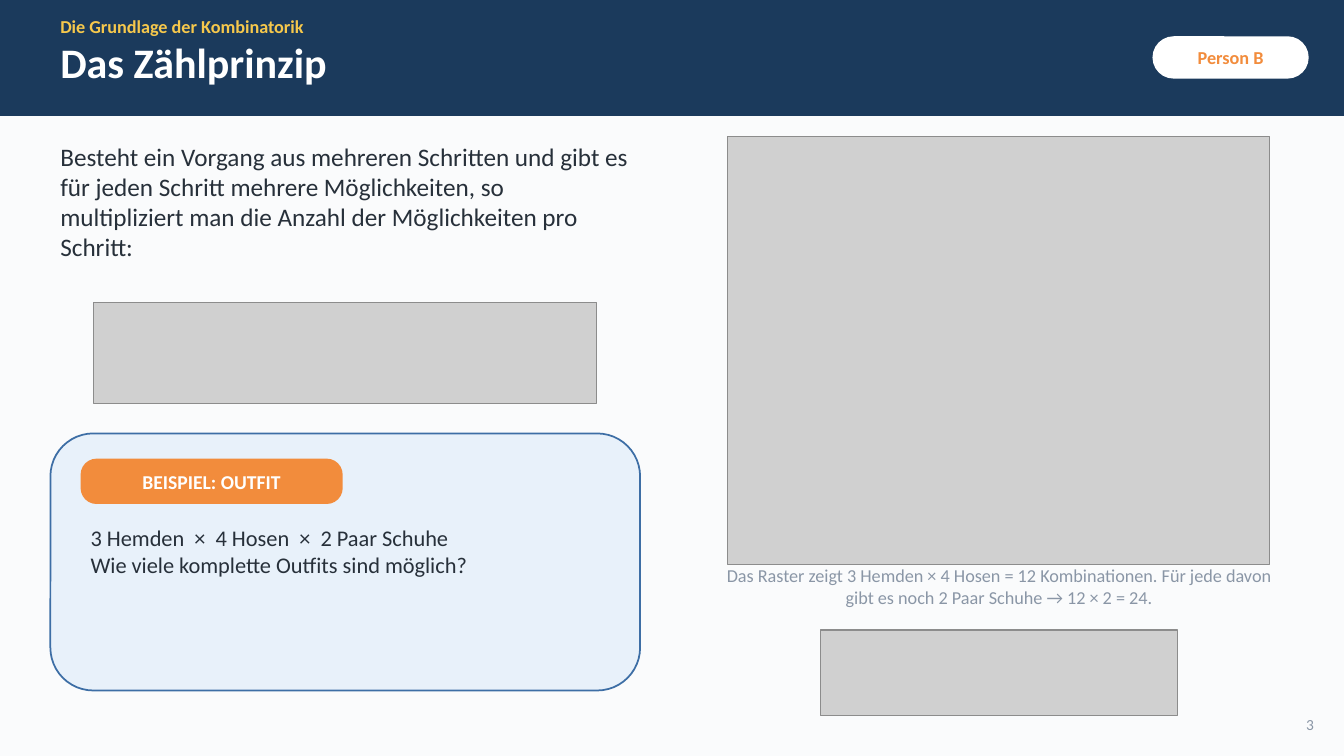
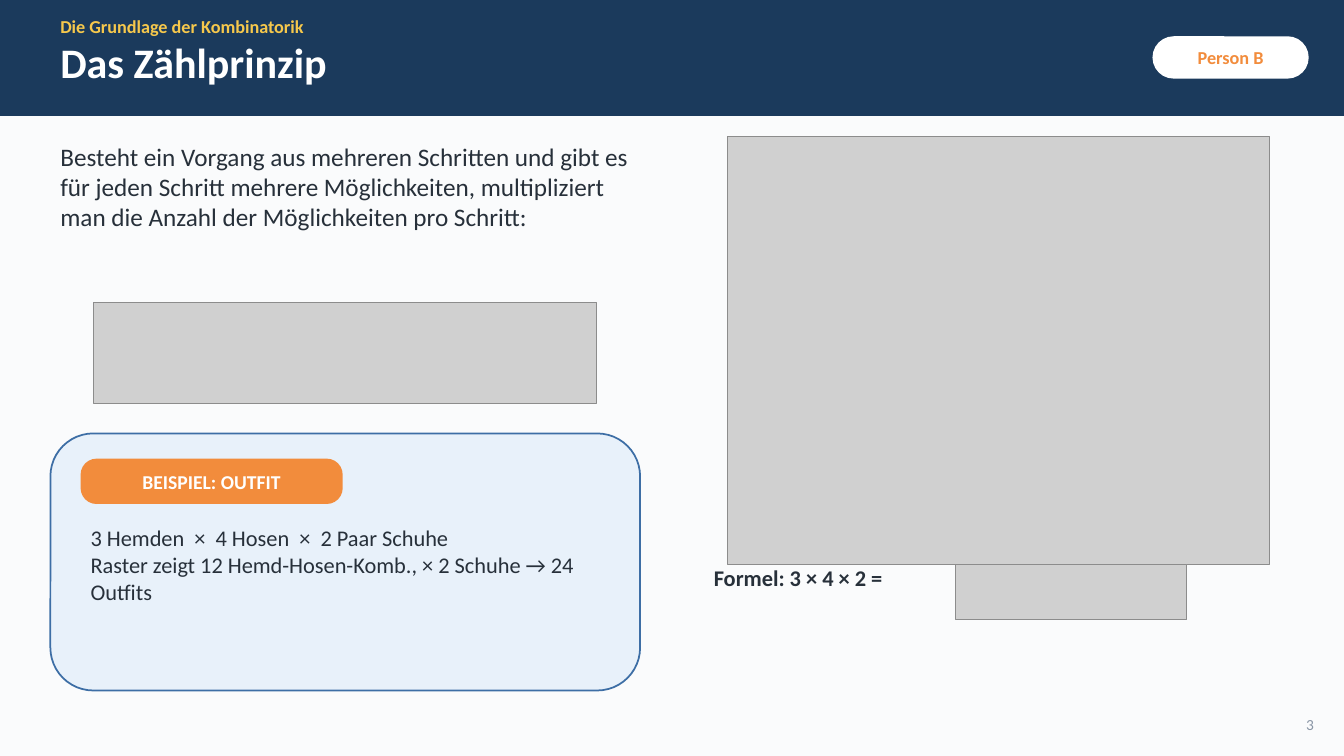
Before and after one commit to simonschick240308-hash/stuff4staff-upgrade, a slide deck: slide 3 of kombinatorik-praesentation/kombinatorik_praesentation.pptx. Drawn at 1344x756 pixels with LibreOffice and Linux fonts; fonts in the diff are those of the drawing; grey boxes stand for pictures. Boxes give left, top, right and bottom in pixels: in the first picture for what was removed or moved away, otherwise in the second. Text is boxed around its words. In the diff, an @@ line names an element or a change of style, - is before the commit and + after.

```diff
--- a/kombinatorik-praesentation/kombinatorik_praesentation.pptx
+++ b/kombinatorik-praesentation/kombinatorik_praesentation.pptx
@@ text at [60,148,627,231]: text changed @@
-Besteht ein Vorgang aus mehreren Schritten und gibt es für jeden Schritt mehrere Möglichkeiten, so multipliziert man die Anzahl der Möglichkeiten pro Schritt:
+Besteht ein Vorgang aus mehreren Schritten und gibt es für jeden Schritt mehrere Möglichkeiten, multipliziert man die Anzahl der Möglichkeiten pro Schritt:
@@ text at [91,557,574,600]: text changed @@
-Wie viele komplette Outfits sind möglich?
+Raster zeigt 12 Hemd-Hosen-Komb., × 2 Schuhe → 24 Outfits
@@ picture: place and size @@
-picture at [821,630,1178,716]
+picture at [956,565,1187,620]
@@ text at [714,570,866,586]: text changed; size 13 to 16 pt; text colour #8A96A6 to #27303A; bold on @@
-Das Raster zeigt 3 Hemden × 4 Hosen = 12 Kombinationen. Für jede davon gibt es noch 2 Paar Schuhe → 12 × 2 = 24.
+Formel: 3 × 4 × 2 =
```
Also in this commit, not shown: 8 other slides changed, 7 slides added, 11 slides removed, 5 other files.
